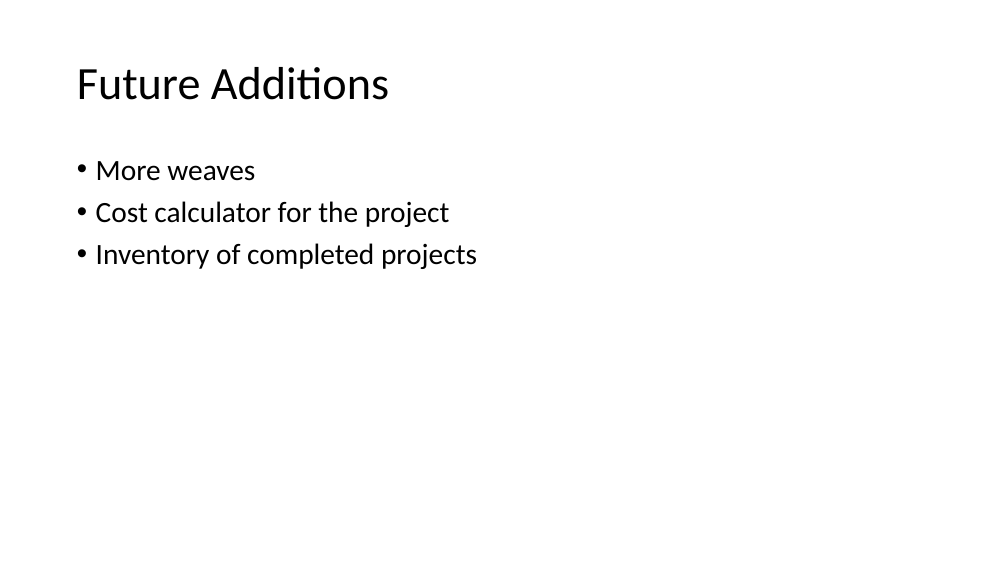
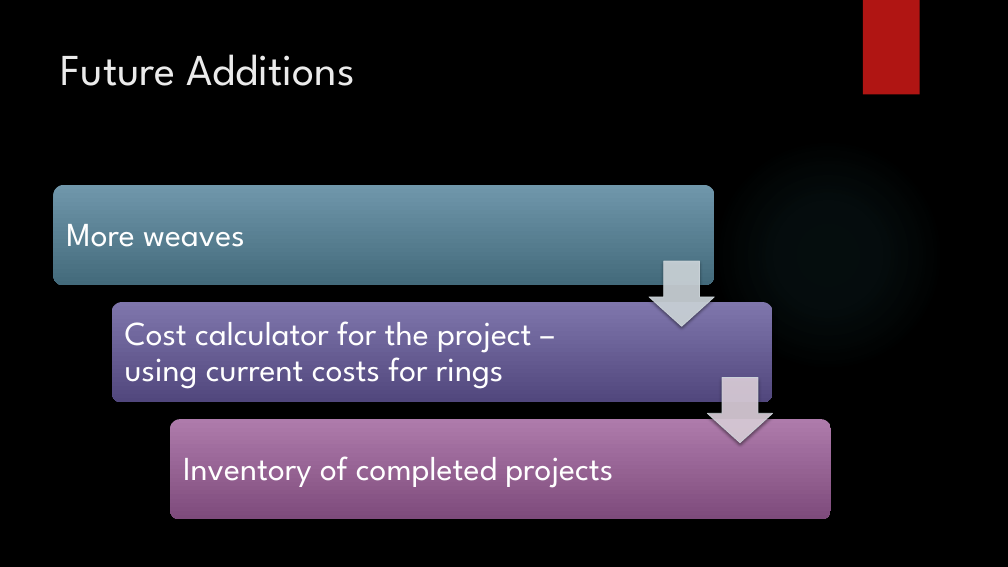
Before and after one commit to kate199696/SeniorProject, a slide deck: slide 13 of presentation/designpres.pptx (slide 11 before the commit). Drawn at 1008x567 pixels with LibreOffice and Linux fonts; fonts in the diff are those of the drawing; background and template pictures are left out. Boxes give left, top, right and bottom in pixels: in the first picture for what was removed or moved away, otherwise in the second. Text is boxed around its words. In the diff, an @@ line names an element or a change of style, - is before the commit and + after.

```diff
--- a/presentation/designpres.pptx
+++ b/presentation/designpres.pptx
@@ background #FFFFFF to picture (left out) @@
@@ rectangle added at (863, 0, 920, 95), fill #B01513 @@
@@ title "Future Additions": place and size @@
-title "Future Additions" at (77, 67, 389, 100)
+title "Future Additions" at (61, 54, 355, 86)
@@ title "Future Additions" at (61, 54, 355, 86): size 44 to 42 pt, font Calibri to League Spartan, text colour #000000 to #EBEBEB; line spacing 0.9 to 1; vertical alignment middle to top @@
@@ ellipse added at (712, 138, 944, 371), fill gradient #50B9C1 @@
@@ text removed at (96, 161, 477, 269) @@
-• More weaves
-• Cost calculator for the project
-• Inventory of completed projects
@@ group added at (54, 185, 831, 520): 3 rounded rectangles, 3 texts, 2 down arrows @@
+More weaves
+Cost calculator for the project – using current costs for rings
+Inventory of completed projects
```
Also in this commit, not shown: 10 other slides changed, 3 slides added, 3 other files.
